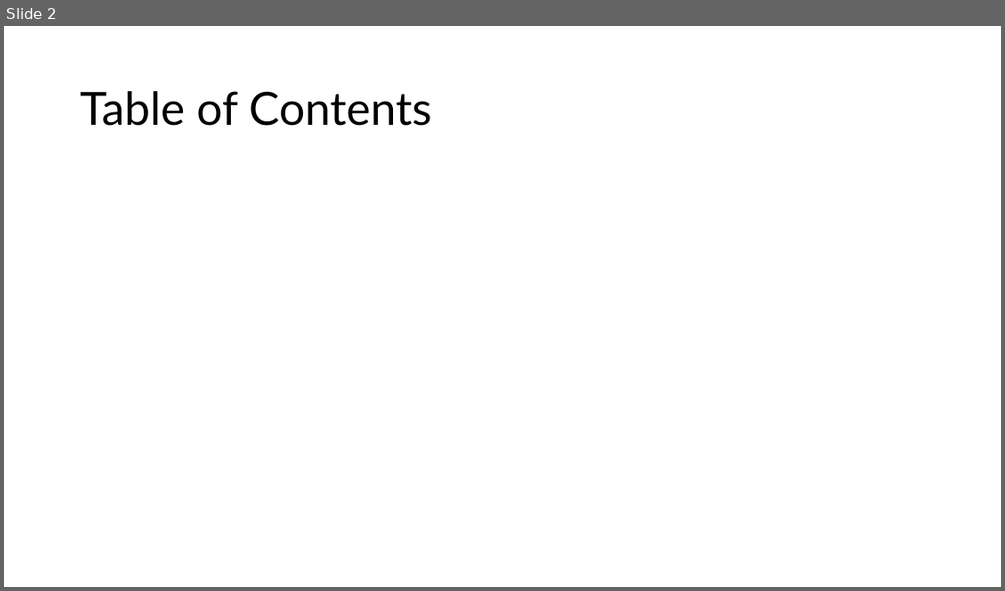
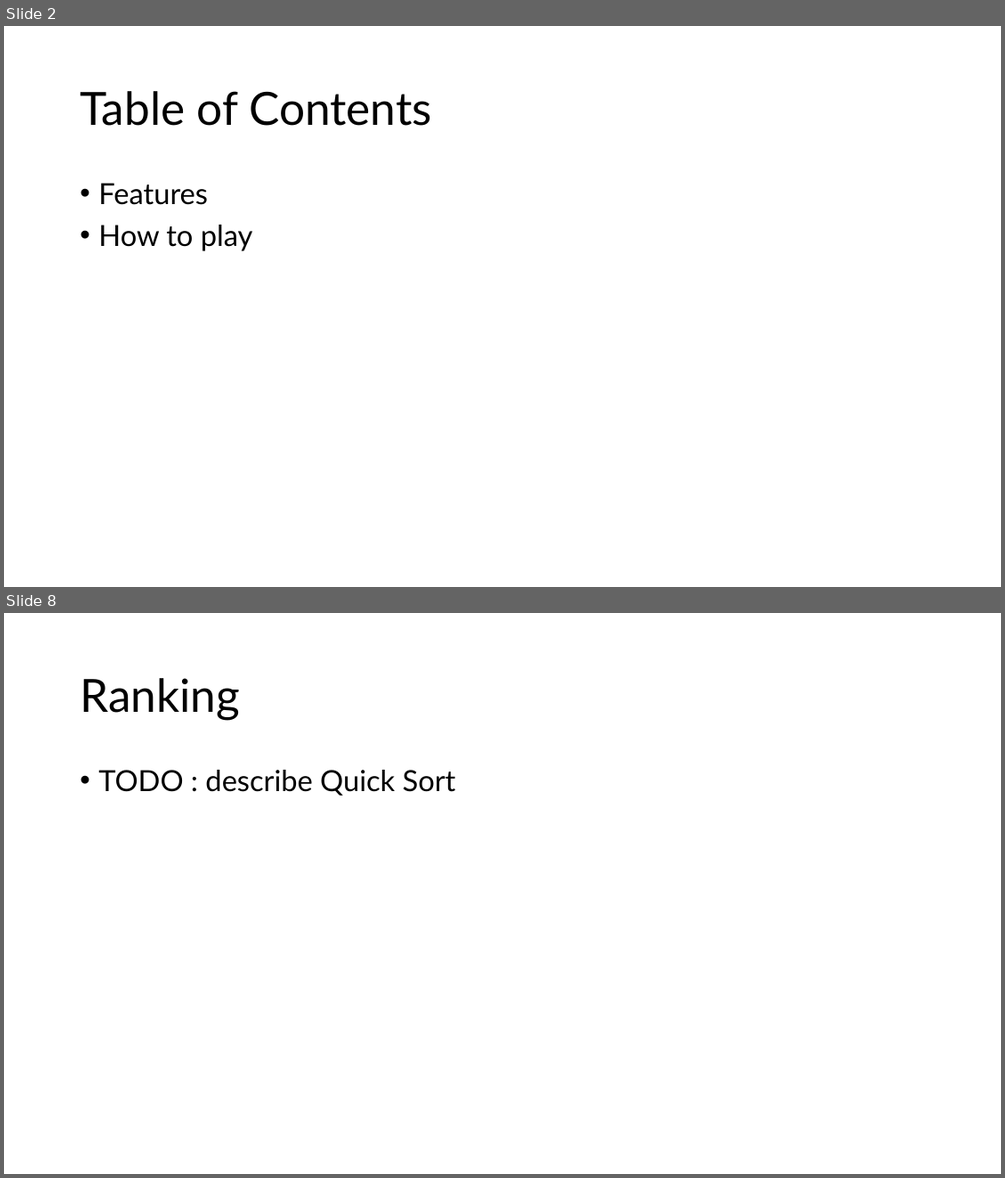
Before and after one commit to 5tarlight/c-programming-2025, a slide deck: materials/기말과제 제안 발표.pptx. Shown one above the other, each under a label of ours: slide 2 before the commit, slides 2 and 8 after it; the slides between them are not shown. The pictures are 1005x591 and 1005x1178 pixels, drawn with LibreOffice and Linux fonts; fonts in the diff are those of the drawing. Boxes give left, top, right and bottom in pixels: in the first picture for what was removed or moved away, otherwise in the second. Text is boxed around its words. In the diff, an @@ line names an element or a change of style, - is before the commit and + after.

```diff
--- a/materials/기말과제 제안 발표.pptx
+++ b/materials/기말과제 제안 발표.pptx
@@ slide 8 added at [4,613,1001,1174], background #FFFFFF @@
@@ title added at [80,678,240,720], 44 pt, text #000000 @@
+Ranking
@@ text added at [98,770,456,795], 28 pt, text #000000 @@
+• TODO : describe Quick Sort
@@ slide 2 changed as well @@
@@ text added at [98,183,253,251], 28 pt, text #000000 @@
+• Features
+• How to play
```
Also in this commit, not shown: 1 other slide changed, 6 other slides added.
